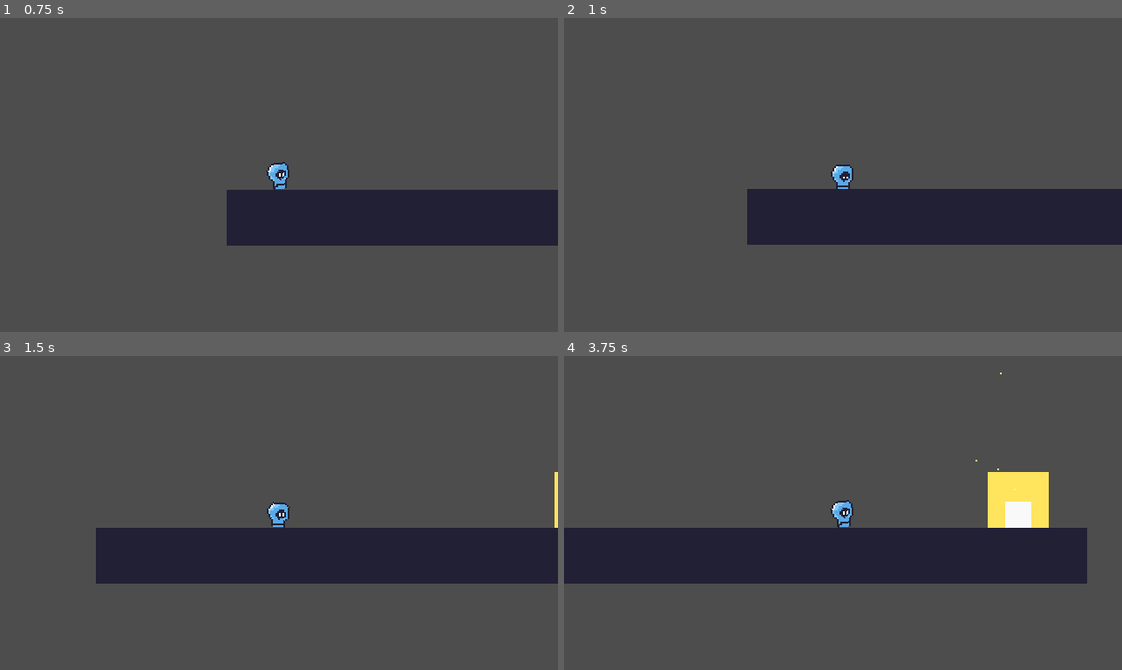
Above: before the commit, frames 1-4 (two rows, left to right).
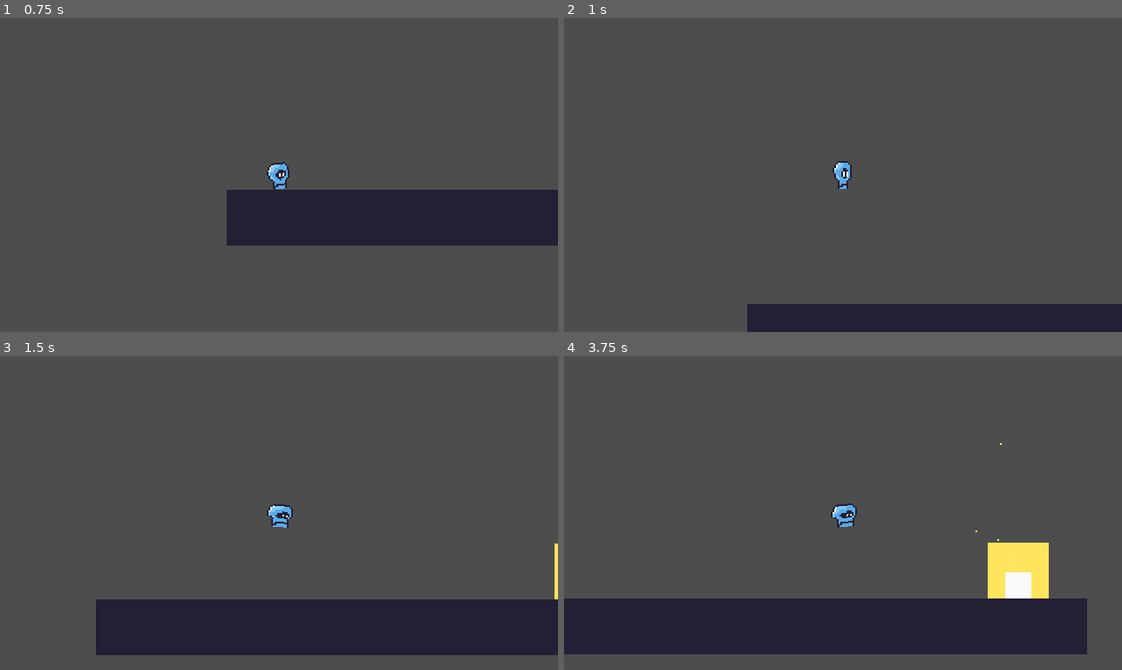
Above: after the commit, the same moments.

Repository: Alexoga9/Lame_Jam
Game: Godot game, scene res://Scenas/lv_1.tscn
Two runs of this game, one before a commit and one after it. Both use one fixed random seed, a clock stepped at 60 frames per second and the inputs below. This scene is started directly instead of the project's main scene.
Inputs:
- Up to frame 1 (0.75 s): tap Enter at 0.5 s; hold D (mover_derecha) from 0.53 s (still down)
- Up to frame 2 (1 s): keep holding D (mover_derecha); tap Space (saltar) at 0.77 s
- Up to frame 3 (1.5 s): keep holding D (mover_derecha)
- Up to frame 4 (3.75 s): tap Space (saltar) at 1.52, 3.02 s; release D (mover_derecha) at 2.03 s; hold A (mover_izquierda) 2.03-2.78 s; hold D (mover_derecha) from 2.78 s (still down)

Frame 1 is identical in both runs. In frame 2, 18% of the frame differs, in the area x 32-100%, y 45-100%; in frame 3, 30%; in frame 4, 36%, in the area x 0-94%, y 5-95%.

Commit message:
Ya salta el 2
Como de costumbre, la cague yo de alguna manera que se pierde por el tiempo

Diff:
--- a/Jugador/bubblemancerG2.tscn
+++ b/Jugador/bubblemancerG2.tscn
@@ -74,6 +74,7 @@
 }
 
 [node name="Bubblemancer" type="CharacterBody2D"]
+collision_layer = 2
 script = ExtResource("1_c5jt8")
 velocidad = 100.0
 salto = 400.0
--- a/Jugador/mundo_prueba.tscn
+++ b/Jugador/mundo_prueba.tscn
@@ -39,7 +39,6 @@
 
 [node name="Bubblemancer2" parent="." instance=ExtResource("2_rbg81")]
 position = Vector2(43, 23)
-velocidad = 100.0
 salto = -400.0
 
 [node name="TileMapLayer" type="TileMapLayer" parent="."]
--- a/Scenas/lv_1.tscn
+++ b/Scenas/lv_1.tscn
@@ -56,15 +56,18 @@
 tile_map_data = PackedByteArray("AAAAAAsAAAAIAAAAAAAAAAoAAAAIAAAAAAABAAoAAAAIAAAAAAACAAoAAAAIAAAAAAADAAoAAAAIAAAAAAAEAA …(656 unchanged characters)…
 tile_set = SubResource("TileSet_hf0yk")
 
-[node name="Pantalla de victoria" parent="." instance=ExtResource("5_74xvu")]
-visible = false
-
 [node name="Particulas del portal" parent="." instance=ExtResource("3_kjlxf")]
 position = Vector2(279, 138)
 
 [node name="Area de victoria" parent="." node_paths=PackedStringArray("pantalla") instance=ExtResource("4_ncqcs")]
 position = Vector2(281, 150)
-pantalla = NodePath("../Pantalla de victoria")
+pantalla = NodePath("../CanvasLayer/Pantalla de victoria")
 
 [node name="Bubblemancer" parent="." instance=ExtResource("5_bo2m8")]
 position = Vector2(10, 151)
+salto = -400.0
+
+[node name="CanvasLayer" type="CanvasLayer" parent="."]
+
+[node name="Pantalla de victoria" parent="CanvasLayer" instance=ExtResource("5_74xvu")]
+visible = false
